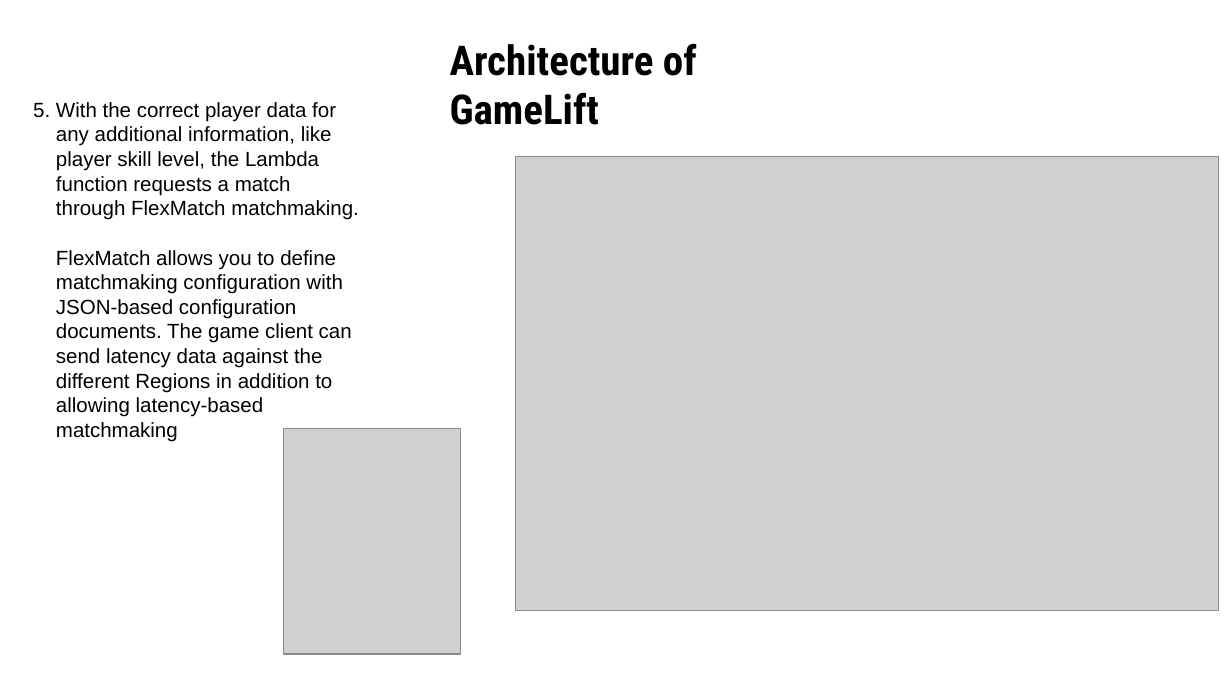
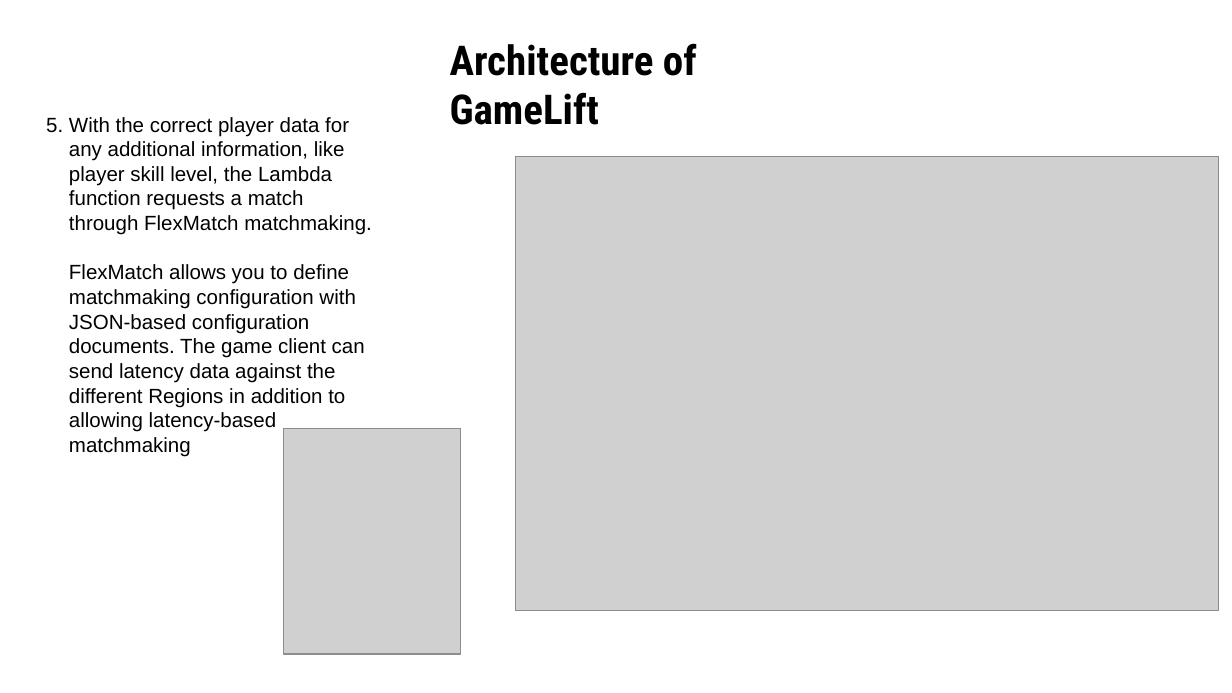
Before and after one commit to SaurabhYadav388/misc_works, a slide deck: slide 28 of Cloud_PPT/Shosau.pptx (slide 30 before the commit). Drawn at 1232x693 pixels with LibreOffice and Linux fonts; fonts in the diff are those of the drawing; grey boxes stand for pictures. Boxes give left, top, right and bottom in pixels: in the first picture for what was removed or moved away, otherwise in the second. Text is boxed around its words. In the diff, an @@ line names an element or a change of style, - is before the commit and + after.

```diff
--- a/Cloud_PPT/Shosau.pptx
+++ b/Cloud_PPT/Shosau.pptx
@@ text "5. With the correct player ...": place and size @@
-text "5. With the correct player ..." at [33, 102, 359, 442]
+text "5. With the correct player ..." at [46, 117, 372, 457]
```
Also in this commit, not shown: 11 other slides changed, 8 slides added, 7 slides removed.
